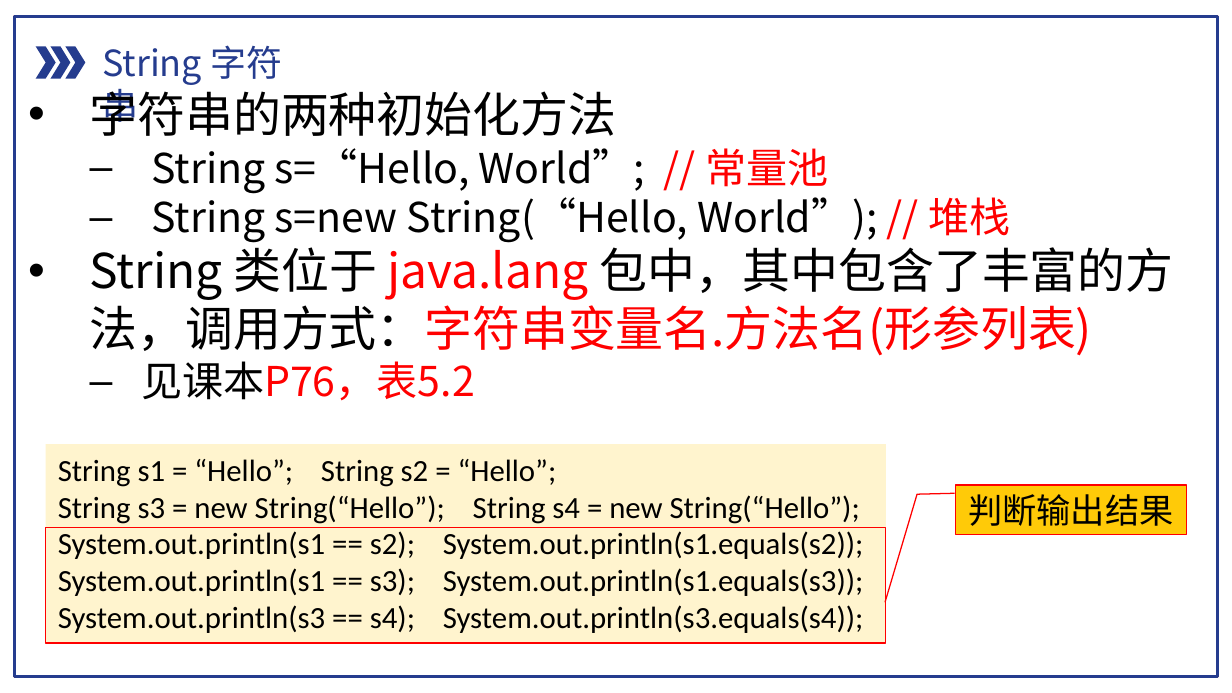
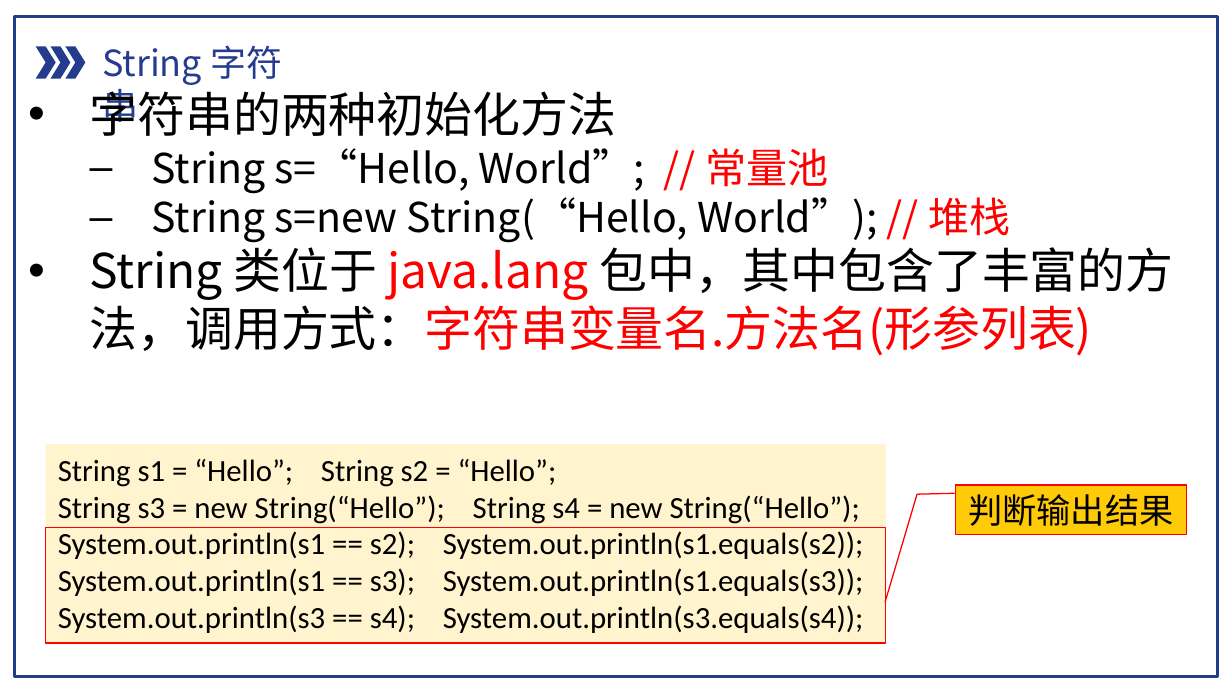
Before and after one commit to pdcxs/java-class-material, a slide deck: slide 13 of slides/04-数组-字符串与正则表达式.pptx. Drawn at 1232x693 pixels with LibreOffice and Linux fonts; fonts in the diff are those of the drawing. Boxes give left, top, right and bottom in pixels: in the first picture for what was removed or moved away, otherwise in the second. Text is boxed around its words. In the diff, an @@ line names an element or a change of style, - is before the commit and + after.

```diff
--- a/slides/04-数组-字符串与正则表达式.pptx
+++ b/slides/04-数组-字符串与正则表达式.pptx
@@ text at (141, 361, 475, 401): paragraph removed @@
-  – 见课本P76，表5.2
```
Also in this commit, not shown: 5 other slides changed.
